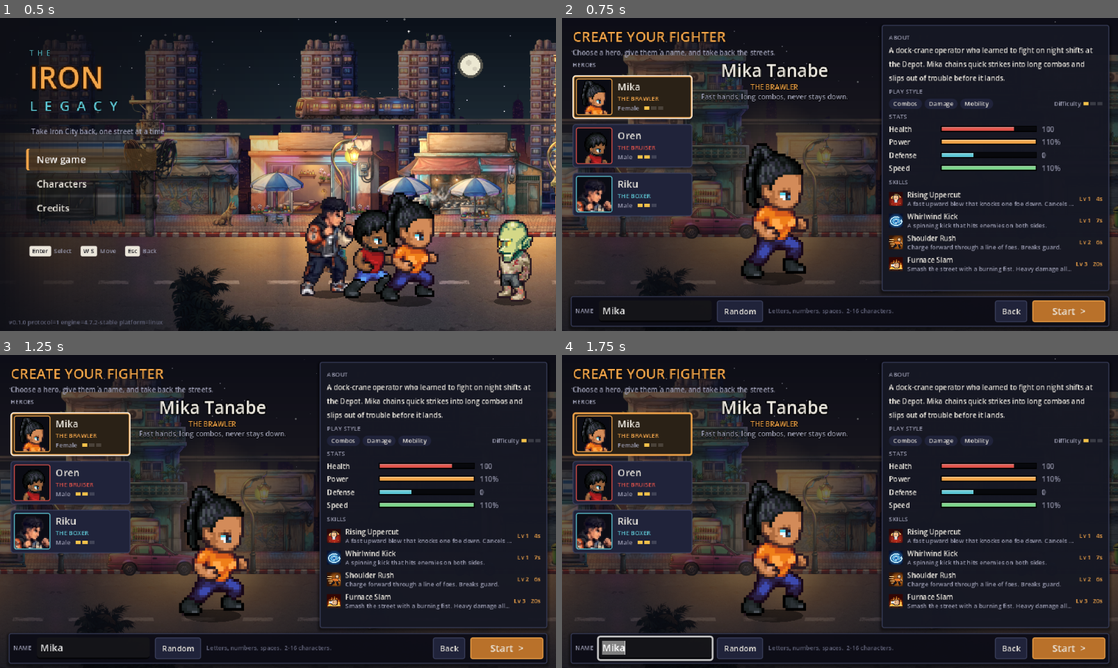
Above: before the commit, frames 1-4 (two rows, left to right).
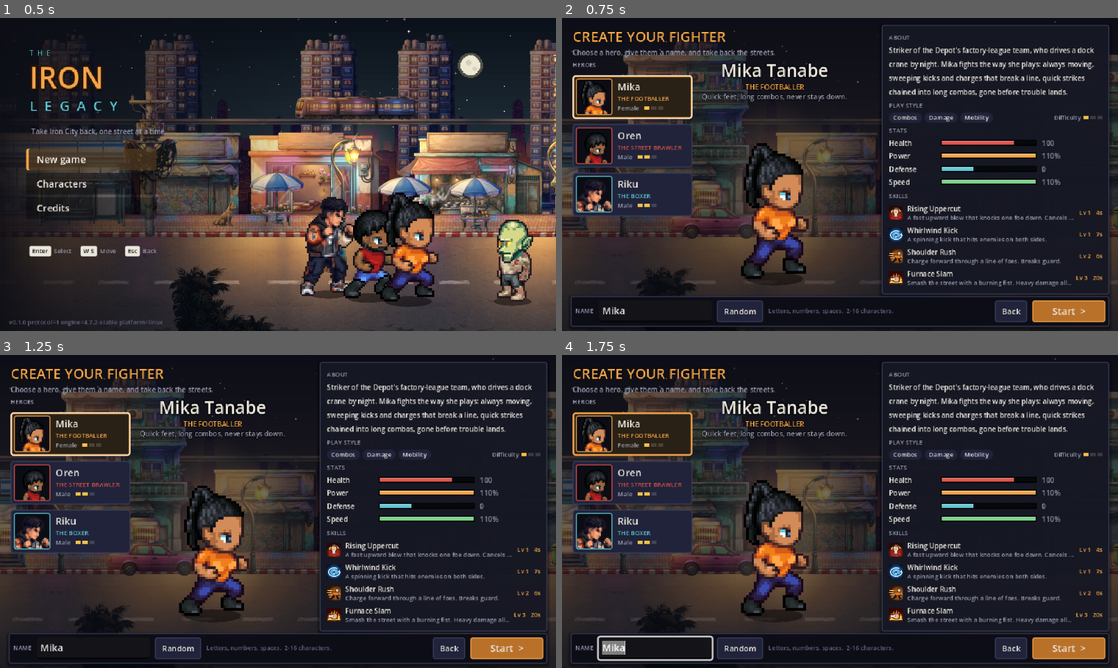
Above: after the commit, the same moments.

Repository: test888th-cpu/webgame
Game: Godot game, scene res://scenes/title/Title.tscn
The game is run twice, just before and just after one commit, with the same random seed, the same clock (stepped at 60 frames per second) and the same inputs.
Inputs (mouse positions are in pixels of both pictures, inside the frame that each line leads up to):
- Up to frame 1 (0.5 s): no input
- Up to frame 2 (0.75 s): click "New game" at 0.5 s
- Up to frame 3 (1.25 s): no input
- Up to frame 4 (1.75 s): click (634, 433) at 1.25 s

Frame 1 is identical in both runs. In frame 2, 8.4% of the frame differs, in the area x 12-99%, y 9-89%; in frame 3, 8.4%; in frame 4, 8.4%.

Commit message:
Make boss loot worth farming and give heroes their classes
The Furnace Baron dropped his legendary knuckledusters every time and the
Sludge Foreman his epic wrench, which ends farming at the first kill.
They now drop 12% and 30% (the Jade Charm 20%; the Baron's quest still
gives one), and a test keeps every epic or legendary drop at 35% or
less. Bosses respawn on re-entry, so they can be farmed.

Heroes carry their approved classes: Mika the Footballer (new bio and
tagline), Oren the Street Brawler, Riku the Boxer. Display text only.

Co-Authored-By: Claude Opus 5.5 <noreply@anthropic.com>
Claude-Session: https://claude.ai/code/session_01GKJCGaK3enqnqk6tfU4ueB

Diff:
--- a/client/data/enemies.json
+++ b/client/data/enemies.json
@@ -213,7 +213,7 @@
         "drops": [
           {
             "item": "foreman_wrench",
-            "chance": 1.0
+            "chance": 0.3
           }
         ]
       },
@@ -433,11 +433,11 @@
         "drops": [
           {
             "item": "baron_knuckledusters",
-            "chance": 1.0
+            "chance": 0.12
           },
           {
             "item": "jade_charm",
-            "chance": 0.5
+            "chance": 0.2
           }
         ]
       },
--- a/client/data/heroes.json
+++ b/client/data/heroes.json
@@ -8,10 +8,10 @@
     "mika": {
       "name": "Mika Tanabe",
       "default_name": "Mika",
-      "title": "The Brawler",
+      "title": "The Footballer",
       "gender": "Female",
-      "tagline": "Fast hands, long combos, never stays down.",
-      "bio": "A dock-crane operator who learned to fight on night shifts at the Depot. Mika chains quick strikes into long combos and slips out of trouble before it lands.",
+      "tagline": "Quick feet, long combos, never stays down.",
+      "bio": "Striker of the Depot's factory-league team, who drives a dock crane by night. Mika fights the way she plays: always moving, sweeping kicks and charges that break a line, quick strikes chained into long combos, gone before trouble lands.",
       "style": [
         "Combos",
         "Damage",
@@ -50,7 +50,7 @@
     "oren": {
       "name": "Oren Vale",
       "default_name": "Oren",
-      "title": "The Bruiser",
+      "title": "The Street Brawler",
       "gender": "Male",
       "tagline": "Slow to start, impossible to stop.",
       "bio": "A former harbour wrestler who hauls freight for the Depot crew. Oren takes more punishment than anyone, and his skills hit wide and stun long, but every blow has weight behind it, so timing matters.",
@@ -95,7 +95,7 @@
       "title": "The Boxer",
       "gender": "Male",
       "tagline": "Guard up, chin down, hands faster than trouble.",
-      "bio": "A night-shift courier who trained in a boxing gym above the Saltmarket. Riku fights from a tight guard: a quick jab to open a foe up, then a cross to put them down. He is the all-rounder of the crew, with skills built on speed and stun.",
+      "bio": "A night-shift courier who trained in a boxing gym above Saltmarket Street. Riku fights from a tight guard: a quick jab to open a foe up, then a cross to put them down. He is the all-rounder of the crew, with skills built on speed and stun.",
       "style": [
         "Balanced",
         "Combos",
--- a/client/tests/unit/test_fairness.gd
+++ b/client/tests/unit/test_fairness.gd
@@ -91,3 +91,20 @@
 			break
 	assert_true(started_at > 0.0, "the enraged Baron charges")
 	assert_true(started_at > 40.0, "from range (%d px)" % started_at)
+
+
+func test_bosses_never_guarantee_their_best_loot() -> void:
+	# Blueprint §4.5: epic and legendary drops are something to farm for;
+	# what the story needs comes from quest rewards instead.
+	for enemy_id: String in _content().enemies:
+		var loot: Dictionary = _content().enemies[enemy_id].get("loot", {})
+		for drop: Dictionary in loot.get("drops", []):
+			var rarity := str(_content().item(str(drop["item"])).get("rarity", ""))
+			if rarity in ["epic", "legendary"]:
+				assert_true(
+					float(drop["chance"]) <= 0.35,
+					(
+						"%s drops %s (%s) %d%% of the time"
+						% [enemy_id, drop["item"], rarity, roundi(float(drop["chance"]) * 100)]
+					)
+				)
Not shown, changed: CHANGELOG.md
Not shown, changed: GAME_DESIGN.md
Not shown, changed: README.md
Not shown, changed: docs/BLUEPRINT.md
